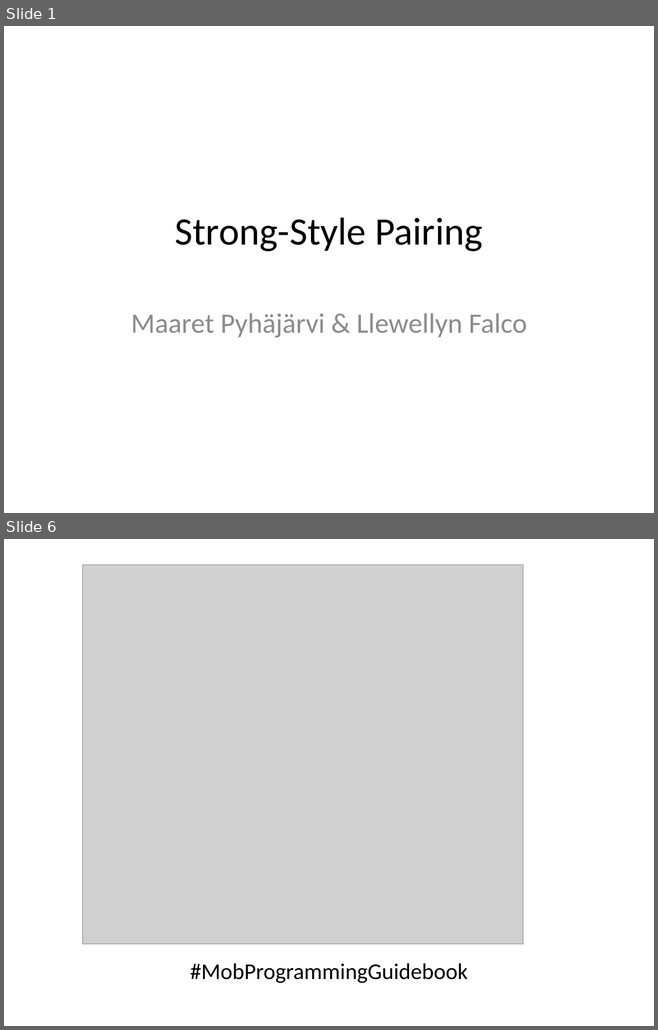
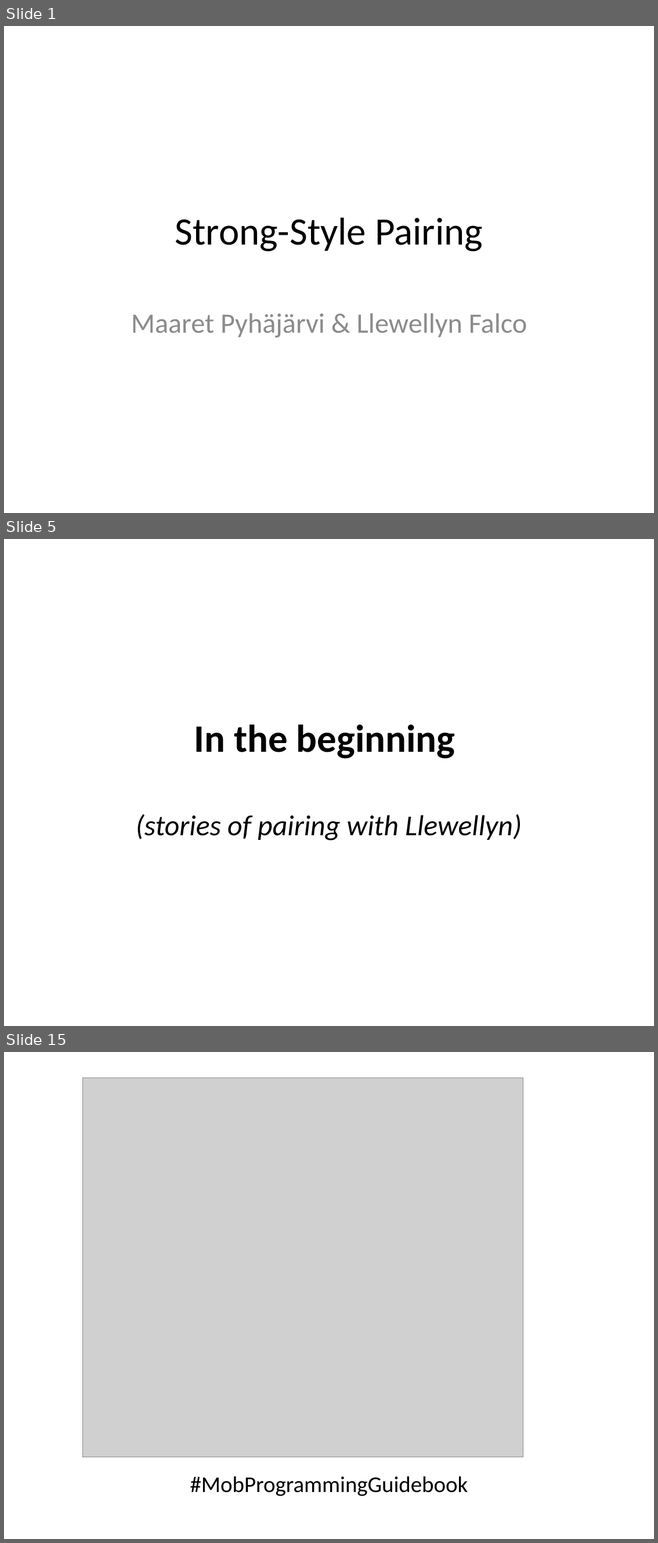
Before and after one commit to isidore/StrongStylePairingTalk, a slide deck: StrongStylePairing.pptx. Shown one above the other, each under a label of ours: slides 1 and 6 before the commit, slides 1, 5 and 15 after it; the slides between them are not shown. The pictures are 658x1030 and 658x1543 pixels, drawn with LibreOffice and Linux fonts; fonts in the diff are those of the drawing; grey boxes stand for pictures. Boxes give left, top, right and bottom in pixels: in the first picture for what was removed or moved away, otherwise in the second. Text is boxed around its words. In the diff, an @@ line names an element or a change of style, - is before the commit and + after.

```diff
--- a/StrongStylePairing.pptx
+++ b/StrongStylePairing.pptx
@@ slide 5 added at (4, 539, 654, 1026), background #FFFFFF @@
@@ title added at (136, 725, 521, 841), 32 pt, text #000000, italic @@
+In the beginning
+(stories of pairing with Llewellyn)
@@ what was slide 6 is now slide 15 @@
```
Also in this commit, not shown: 1 slide changed, 11 other slides added, 3 slides removed.
